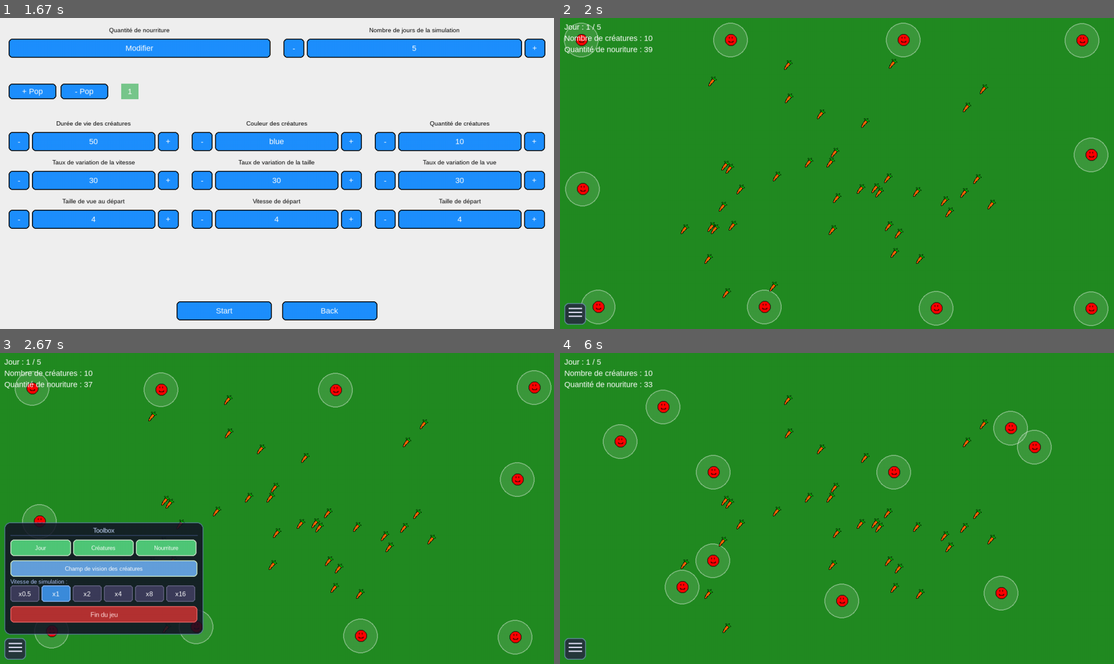
Above: before the commit, frames 1-4 (two rows, left to right).
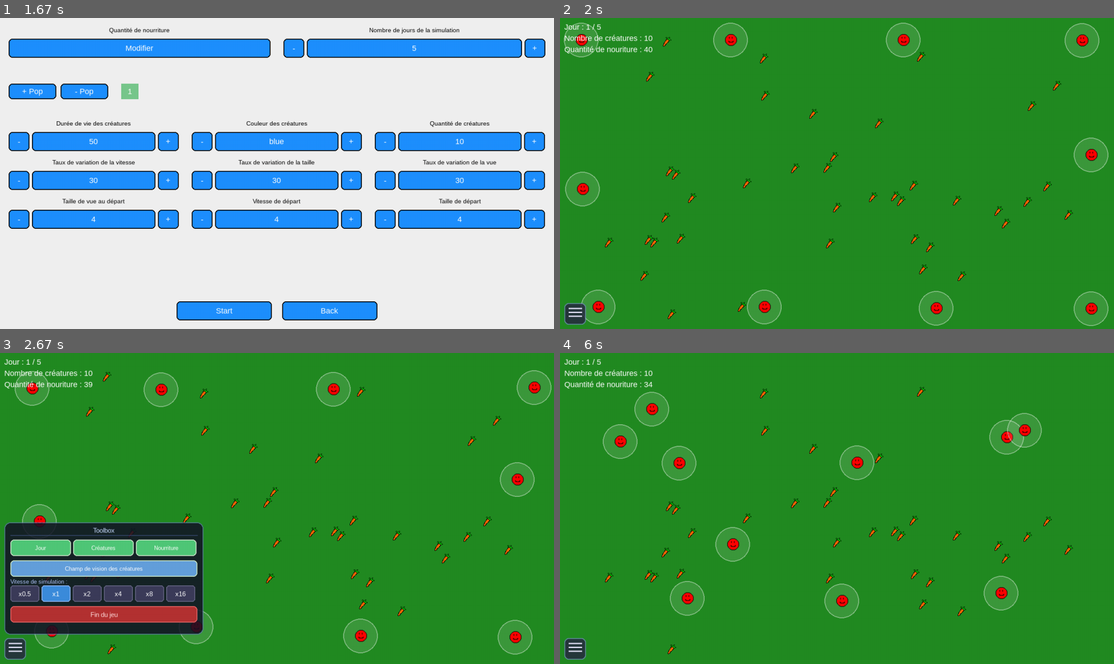
Above: after the commit, the same moments.

Repository: X47C/Trophees-NSI
Game: pygame game, started from main.py
The game is run twice, just before and just after one commit, with the same random seed, the same clock (stepped at 60 frames per second) and the same inputs.
Inputs (mouse positions are in pixels of both pictures, inside the frame that each line leads up to):
- Up to frame 1 (1.67 s): click (260, 120) at 1.48 s
- Up to frame 2 (2 s): click "Start" at 1.82 s
- Up to frame 3 (2.67 s): press the mouse at (16, 648) at 2.13 s; move the mouse to (132, 542) at 2.23 s; release the mouse at (254, 433) at 2.37 s; press the mouse at (105, 580) at 2.47 s; move the mouse to (121, 601) at 2.57 s
- Up to frame 4 (6 s): release the mouse at (704, 626) at 2.7 s; click (881, 527) at 2.82 s; click (781, 536) at 3.15 s; press the mouse at (576, 648) at 3.47 s; move the mouse to (687, 626) at 3.57 s; release the mouse at (803, 604) at 3.7 s; press the mouse at (576, 648) at 3.8 s; move the mouse to (643, 626) at 3.9 s; release the mouse at (715, 604) at 4.03 s; press the mouse at (576, 648) at 4.13 s; move the mouse to (720, 536) at 4.23 s; release the mouse at (870, 424) at 4.37 s; click (643, 393) at 4.48 s; press the mouse at (576, 648) at 4.8 s; move the mouse to (798, 524) at 4.9 s; release the mouse at (1025, 396) at 5.03 s; click (903, 480) at 5.15 s; press the mouse at (576, 648) at 5.47 s; move the mouse to (632, 592) at 5.57 s; release the mouse at (687, 533) at 5.7 s; click (842, 567) at 5.82 s

Frame 1 is identical in both runs. In frame 2, 1.8% of the frame differs, in the area x 8-93%, y 6-97%; in frame 3, 1.6%; in frame 4, 6.8%, in the area x 8-93%, y 9-97%.

Commit message:
nouriture

Diff:
--- a/Game/game.py
+++ b/Game/game.py
@@ -50,7 +50,7 @@
 
         #crée la nouriture
         for i in range(settings.Food_quantity[0]):
-            settings.food_list.append(Food(rd(280, 1000), rd(70, 650)))
+            settings.food_list.append(Food(rd(100, 1180), rd(50, 700)))
         self.distribute_on_border(settings.creatures_list, settings.Display_size)
 
         #implemente les premier jour pour les graphes
@@ -98,7 +98,7 @@
         #réinitialise et recréé la nouriture
         settings.food_list = []
         for i in range(settings.Food_quantity[self.current_day - 1]):
-            settings.food_list.append(Food(rd(280, 1000), rd(70, 650)))
+            settings.food_list.append(Food(rd(100, 1180), rd(50, 700)))
         self.distribute_on_border(settings.creatures_list, settings.Display_size)
 
         #implemente le jour actuel dans les graphes
